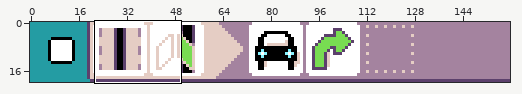
Sprite sheet, stored at docs/images/generated/sample_robot_line_follow_page_1_rule_4.png. Above: a wide view before the commit, with the close-up outlined.
Close-up. The starting point:
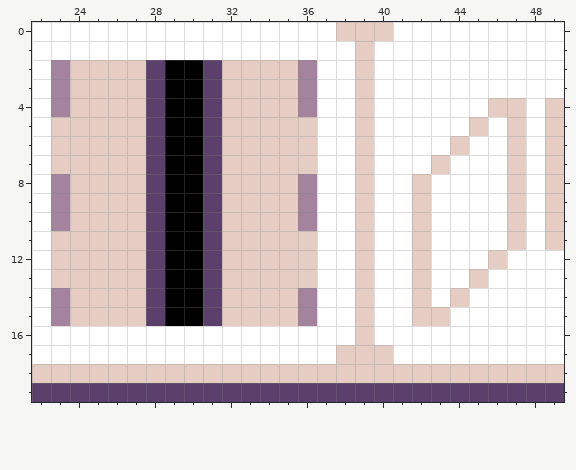
The file is 320x40 pixels, drawn in blocks of 2x2; one block is one cell here. Shown: x 22..49, y 0..19.
And afterwards:
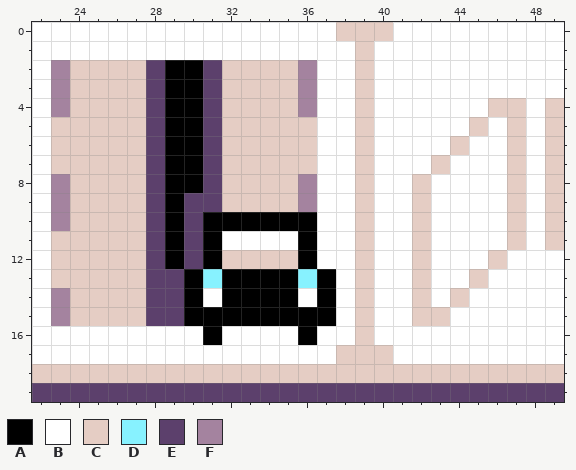
Palette (. is transparent): A #000000  B #ffffff  C #e5cdc4  D #87f2ff  E #5c406c  F #a4839f
Changes in this commit:
Changed rows in their new state; - is an unchanged pixel.
first column x 29:
 9 -E-------
10 -EAAAAAA-
11 -EABBBBA-
12 -EA----A-
13 E-DAAAADA
14 E-BAAAABA
15 E-AAAAAAA
16 --A----A-
Where, in picture pixels (left, top, right, bottom), the same in both close-ups:
changed: (165, 193, 336, 345)
